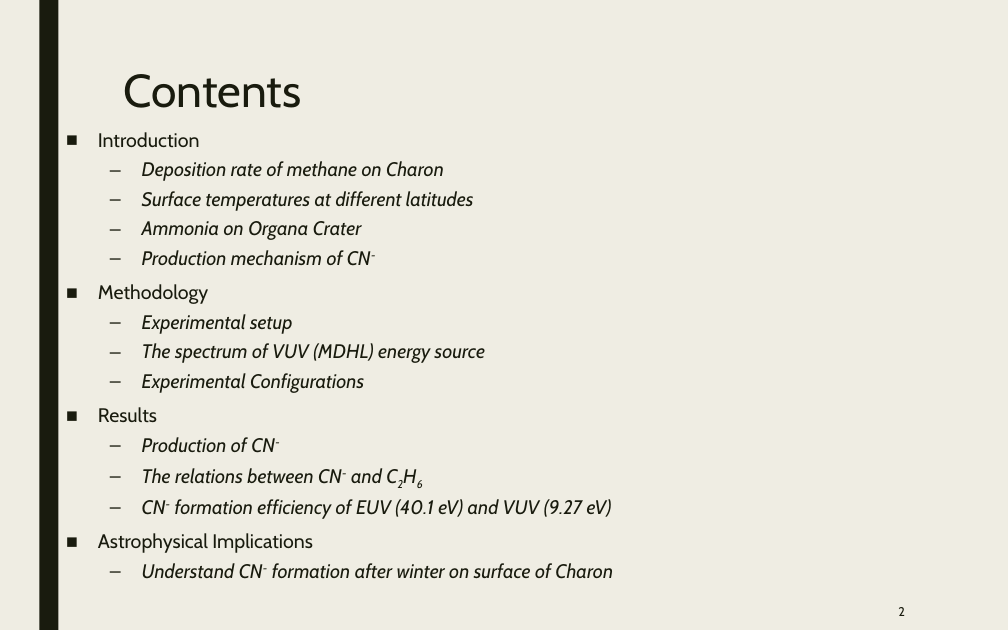
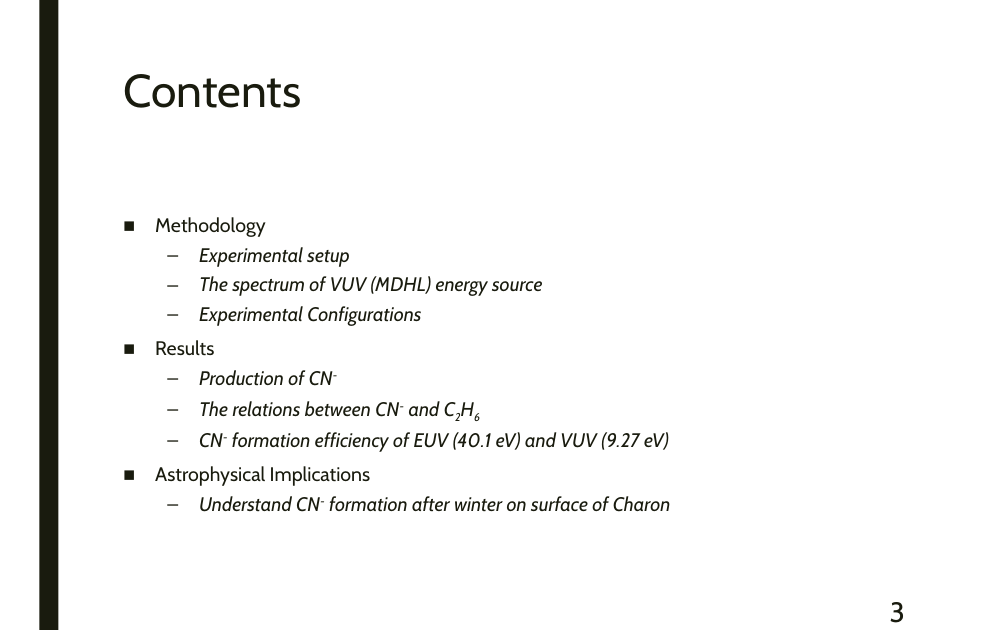
Before and after one commit to samuello1228/lily, a slide deck: slide 3 of doc/VUV and EUV irradiation of CH4 + NH3.pptx (slide 2 before the commit). Drawn at 1008x630 pixels with LibreOffice and Linux fonts; fonts in the diff are those of the drawing. Boxes give left, top, right and bottom in pixels: in the first picture for what was removed or moved away, otherwise in the second. Text is boxed around its words. In the diff, an @@ line names an element or a change of style, - is before the commit and + after.

```diff
--- a/doc/VUV and EUV irradiation of CH4 + NH3.pptx
+++ b/doc/VUV and EUV irradiation of CH4 + NH3.pptx
@@ background #EFEDE3 to #FFFFFF @@
@@ text at <box>98,132,474,266</box>: paragraphs removed @@
-■ Introduction
-  – Deposition rate of methane on Charon
-  – Surface temperatures at different latitudes
-  – Ammonia on Organa Crater
-  – Production mechanism of CN-
@@ text "Methodology": place and size @@
-text "Methodology" at <box>98,132,613,579</box>
+text "Methodology" at <box>155,217,671,512</box>
@@ page number at <box>890,602,905,623</box>: text changed; size 9 to 20 pt @@
-2
+3
```
Also in this commit, not shown: 27 other slides changed, 9 slides added, 1 slide removed, 1 other file.
